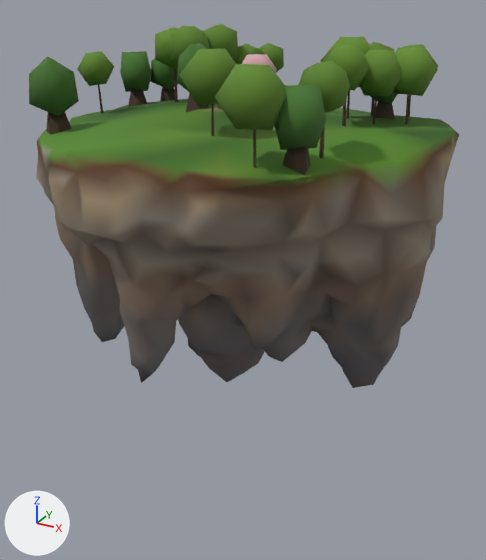
Two versions of the glTF model public/assets/models/islands/island-grove-lod2.glb, one commit apart.
Rendered twice from a camera (50 mm lens) standing at (51.2, -91.8, 20.2) and looking at (1.3, -1.1, -25.2). Arrows for +X, +Y and +Z are at lower left; the lights stay in place. The first picture is the older version. Where no turn or scale is listed for an object, it has been applied to the vertices.

In view in the first picture: 'Silhouette'.
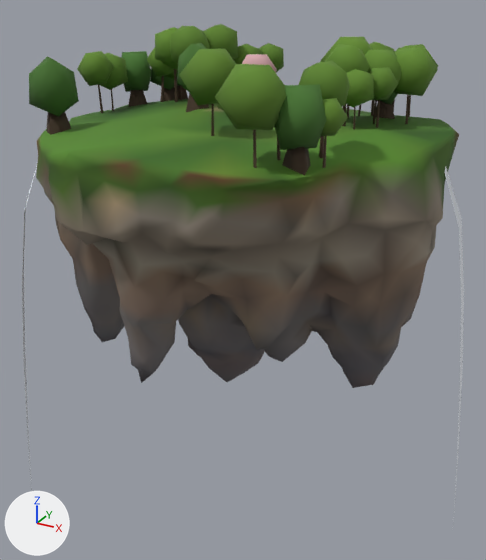
Where the newer file only moved an object's origin or applied its transform, the numbers keep the older frame.

Location of each change, (x1, y1, x2, y2) in pixels of the pictures (486 x 560 px):
'Silhouette', reshaped (38% taller)
    before: (29, 24, 459, 388)
    after: (22, 24, 464, 525)
part 1 of me_silhouette, added (green)
    after: (321, 98, 348, 136)
part 2 of me_silhouette, added
    after: (323, 136, 327, 168)
part 3 of me_silhouette, added (green)
    after: (369, 67, 398, 100)
part 4 of me_silhouette, added
    after: (376, 100, 380, 128)
part 5 of me_silhouette, added
    after: (146, 48, 174, 77)
part 6 of me_silhouette, added
    after: (161, 76, 164, 102)
part 7 of me_silhouette, added
    after: (277, 138, 281, 160)
part 8 of me_silhouette, added
    after: (174, 86, 188, 100)
part 9 of me_silhouette, added (green)
    after: (346, 69, 374, 107)
part 10 of me_silhouette, added (green)
    after: (100, 53, 178, 90)
part 11 of me_silhouette, added
    after: (444, 166, 464, 525)
part 12 of me_silhouette, added
    after: (22, 162, 38, 492)
part 13 of me_silhouette, recoloured
    both: (36, 134, 459, 230)

Diff of the bpy script that builds the scene:
```diff
--- a/public/assets/models/islands/island-grove-lod2.glb.py
+++ b/public/assets/models/islands/island-grove-lod2.glb.py
@@ me_silhouette @@
-me_silhouette.from_pydata(...)  # 1411 vertices, 2586 faces; spans x -32.0..32.0, y -29.3..29.3, z -29.4..29.4
+me_silhouette.from_pydata(...)  # 1699 vertices, 3026 faces; spans x -33.0..38.7, y -29.3..29.3, z -52.5..29.4
+# me_silhouette part 1: the loose piece of 12 vertices spanning x 15.2..21.3, y -16.2..-9.9, z 21.2..27.3 is copied, and the copy is turned -27.7 degrees about the z axis through its middle and scaled by 0.716, then moved by (1.7, -3.0, -2.9); it spans x 17.6..22.3, y -18.5..-13.6, z 19.2..23.5
+# me_silhouette part 2: the loose piece of 10 vertices spanning x 15.5..19.1, y -20.1..-16.3, z 15.2..18.6 is copied, and the copy is scaled about its middle by (-0.109, -0.109, 1.38), then moved by (2.6, 2.1, 0.5); it spans x 19.7..20.1, y -16.3..-15.9, z 15.0..19.7
+# me_silhouette part 3: the loose piece of 12 vertices spanning x 11.4..18.3, y 0.3..6.2, z 21.9..28.0 is copied, and the copy is multiplied about its middle by the matrix ((-0.265, 0.688, 0.034), (-0.689, -0.265, -0.009), (0.004, -0.035, 0.737)), then moved by (4.6, 1.6, -2.2); it spans x 16.9..22.0, y 2.4..7.3, z 20.5..25.0
+# me_silhouette part 4: the loose piece of 10 vertices spanning x 17.8..18.2, y 7.7..8.2, z 16.2..21.2 is copied, and the copy is turned 176.6 degrees about the z axis through its middle and scaled by 0.952, then moved by (1.5, -3.1, 0.0); it spans x 19.3..19.7, y 4.6..5.0, z 16.3..21.1
+# me_silhouette part 5: the loose piece of 12 vertices spanning x -23.2..-16.1, y 7.1..14.9, z 22.3..29.0 is copied, and the copy is multiplied about its middle by the matrix ((0.546, 0.549, 0.042), (-0.55, 0.546, 0.009), (-0.023, -0.037, 0.774)), then moved by (-2.8, 0.4, -2.3); it spans x -25.2..-19.9, y 8.7..14.2, z 20.8..26.0
+# me_silhouette part 6: the loose piece of 10 vertices spanning x -20.1..-19.4, y 10.5..11.1, z 15.9..23.0 is copied, and the copy is multiplied about its middle by the matrix ((0.546, 0.548, 0.042), (-0.549, 0.547, 0.009), (-0.024, -0.036, 0.774)), then moved by (-3.1, 0.5, -0.9); it spans x -23.2..-22.5, y 11.1..11.6, z 15.8..21.4
+# me_silhouette part 7: the loose piece of 10 vertices spanning x 18.0..18.6, y -13.5..-12.9, z 15.4..21.9 is copied, and the copy is turned 127.6 degrees about the z axis through its middle and scaled by 0.753, then moved by (-3.8, -4.3, -0.6); it spans x 14.2..14.7, y -17.7..-17.3, z 15.6..20.5
+# me_silhouette part 8: the loose piece of 10 vertices spanning x -22.1..-18.5, y 16.8..20.2, z 15.7..18.9 is copied, and the copy is multiplied about its middle by the matrix ((0.705, 0.751, 0.026), (-0.749, 0.705, -0.054), (-0.057, 0.018, 1.028)), then moved by (-3.5, -0.8, -0.3); it spans x -24.8..-21.3, y 16.2..19.9, z 15.3..18.7
+# me_silhouette part 9: the loose piece of 12 vertices spanning x 14.3..21.9, y 4.4..12.1, z 20.5..27.1 is copied, and the copy is turned 61.5 degrees about the z axis through its middle and scaled by 0.783, then moved by (-1.2, -6.7, -1.3); it spans x 14.5..19.5, y -1.5..4.6, z 19.9..25.1
+# me_silhouette part 10: 24 vertices added at x -33.0..-17.8, y 1.5..17.6, z 18.8..25.5
+# me_silhouette part 11: 12 vertices added at x 29.7..38.7, y 2.3..8.3, z -52.5..12.1
+# me_silhouette part 12: 12 vertices added at x -32.1..-24.4, y -24.2..-16.7, z -52.5..12.1
+# me_silhouette part 13: 361 kept faces spanning x -32.0..32.0, y -29.3..29.3, z -7.8..18.5 get new vertex colours
+# other edits to the shape of me_silhouette do not show in these pictures
 me_silhouette.materials.append(mat_island_silhouette)
```
